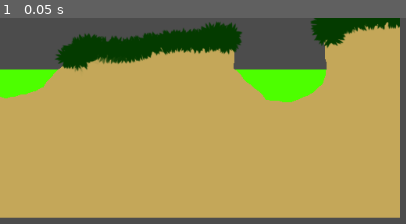
Above: before the commit, frame 1.
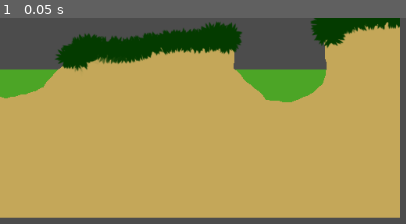
Above: after the commit, the same moment.

Repository: pizzasgood/BubbaExpress_LD46
Game: Godot game, scene res://terrain/AcidPools.tscn
Two runs of this game, one before a commit and one after it. Both use one fixed random seed, a clock stepped at 60 frames per second and the inputs below. This scene is started directly instead of the project's main scene.
Inputs:
- Up to frame 1 (0.05 s): no input

The runs differ from the first frame. In frame 1, 4.1% of the frame differs, in the area x 0-81%, y 24-41%.
Error after the commit: Invalid get index '0' (on base: 'Array'). (res://terrain/Acid.gd:6)

Commit message:
Make acid translucent and do damage

Diff:
--- a/terrain/Acid.gd
+++ b/terrain/Acid.gd
@@ -1,4 +1,17 @@
 extends Area2D
 
+var initial_damage = 10
+var ongoing_damage = 50
+
+onready var player = get_tree().get_nodes_in_group("player")[0]
+
 func _ready():
-	pass
+	connect("body_entered", self, "_on_body_entered")
+
+func _on_body_entered(object):
+	if object.is_in_group("player"):
+		object.damage(initial_damage)
+
+func _process(delta):
+	if overlaps_body(player):
+		player.damage(ongoing_damage * delta)
Binary file changed: terrain/AcidPools.png
Binary file changed: terrain/BigAcidPool.png
Not shown, changed: terrain/Terrains.kra
